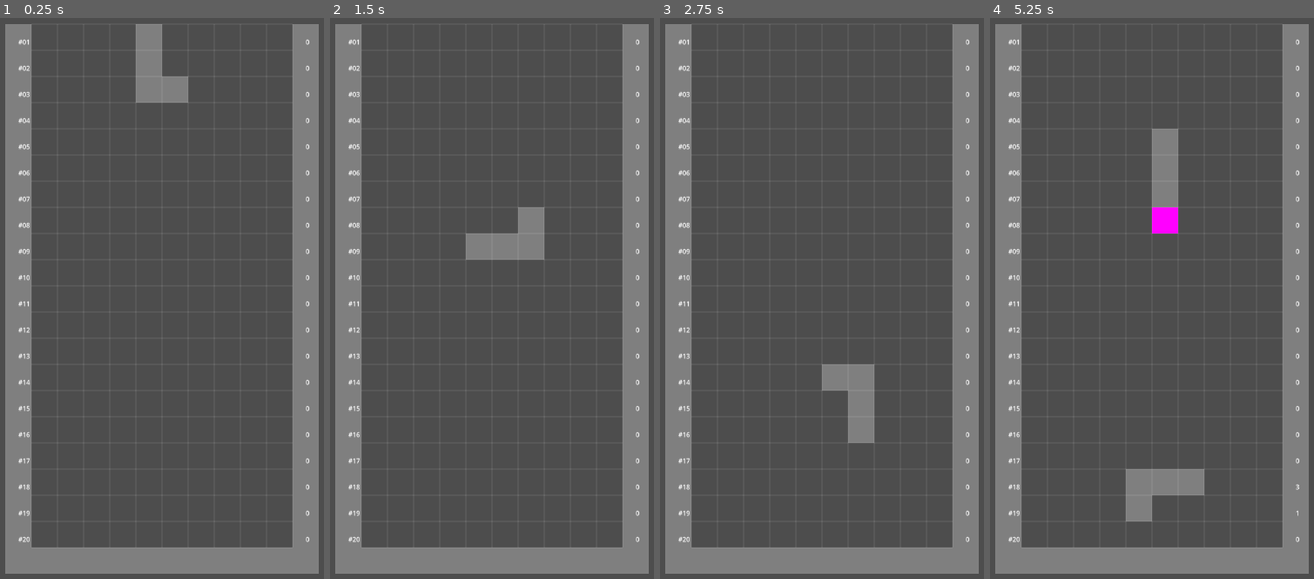
Above: before the commit, frames 1-4 (left to right).
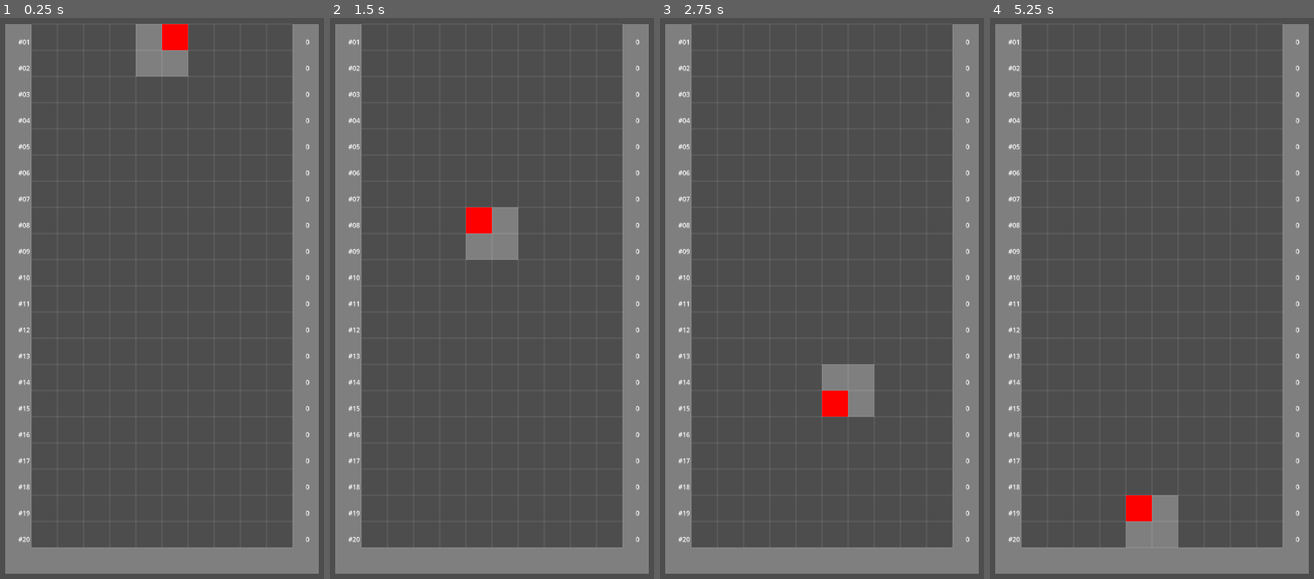
Above: after the commit, the same moments.

Repository: lacedon/mana-tetris
Game: Godot game, scene res://src/components/field/field.tscn
Two runs of this game, one before a commit and one after it. Both use one fixed random seed, a clock stepped at 60 frames per second and the inputs below.
Inputs:
- Up to frame 1 (0.25 s): no input
- Up to frame 2 (1.5 s): tap Enter at 0.5 s; hold Right (move-right) 0.53-1.28 s; hold S (drop) 0.53-1.28 s; hold Left (move-left) from 1.28 s (still down); tap Up (rotate) at 1.35 s
- Up to frame 3 (2.75 s): tap Space at 2 s; release Left (move-left) at 2.03 s; hold Right (move-right) from 2.03 s (still down); hold S (drop) from 2.03 s (still down)
- Up to frame 4 (5.25 s): release S (drop) at 2.78 s; tap Up (rotate) at 2.85, 4.35 s; tap Enter at 3.5 s; release Right (move-right) at 3.53 s; hold S (drop) 3.53-4.28 s; hold Left (move-left) from 3.53 s (still down); tap Space at 5 s; hold S (drop) from 5.03 s (still down)

The runs differ from the first frame. In frame 1, 1.5% of the frame differs, in the area x 41-59%, y 1-16%; in frame 2, 1.5%; in frame 3, 0.8%; in frame 4, 4.1%, in the area x 41-96%, y 19-95%.
Error after the commit: Invalid call. Nonexistent function 'handle_cells_updated' in base 'Node (row_detector.gd)'. (res://src/components/field/field.gd:12)

Commit message:
Refactor cells

Diff:
--- /dev/null
+++ b/data/blocks-and-lines.tres
@@ -0,0 +1,62 @@
+[gd_resource type="Resource" script_class="GameFigureList" load_steps=14 format=3 uid="uid://dp87efq5tu36r"]
+
+[ext_resource type="Script" uid="uid://dm8137324qsco" path="res://src/resources/figure/figure.gd" id="1_diub7"]
+[ext_resource type="Script" uid="uid://cv7y752m1wxug" path="res://src/resources/cell/cell.gd" id="2_3f48w"]
+[ext_resource type="Script" uid="uid://cgcxmbcjg55eg" path="res://src/resources/figure_list/figure_list.gd" id="2_e05d3"]
+
+[sub_resource type="Resource" id="Resource_hkj08"]
+script = ExtResource("2_3f48w")
+cell_type = 1
+metadata/_custom_type_script = "uid://cv7y752m1wxug"
+
+[sub_resource type="Resource" id="Resource_83jtj"]
+script = ExtResource("2_3f48w")
+cell_type = 4
+metadata/_custom_type_script = "uid://cv7y752m1wxug"
+
+[sub_resource type="Resource" id="Resource_jkbjj"]
+script = ExtResource("2_3f48w")
+cell_type = 1
+metadata/_custom_type_script = "uid://cv7y752m1wxug"
+
+[sub_resource type="Resource" id="Resource_sm6mu"]
+script = ExtResource("2_3f48w")
+cell_type = 1
+metadata/_custom_type_script = "uid://cv7y752m1wxug"
+
+[sub_resource type="Resource" id="Resource_051fk"]
+script = ExtResource("1_diub7")
+size = Vector2i(2, 2)
+cells = Array[ExtResource("2_3f48w")]([SubResource("Resource_hkj08"), SubResource("Resource_83jtj"), SubResource("Resource_jkbjj"), SubResource("Resource_sm6mu")])
+metadata/_custom_type_script = "uid://dm8137324qsco"
+
+[sub_resource type="Resource" id="Resource_qe1e0"]
+script = ExtResource("2_3f48w")
+cell_type = 1
+metadata/_custom_type_script = "uid://cv7y752m1wxug"
+
+[sub_resource type="Resource" id="Resource_m3mtk"]
+script = ExtResource("2_3f48w")
+cell_type = 4
+metadata/_custom_type_script = "uid://cv7y752m1wxug"
+
+[sub_resource type="Resource" id="Resource_fwl2e"]
+script = ExtResource("2_3f48w")
+cell_type = 1
+metadata/_custom_type_script = "uid://cv7y752m1wxug"
+
+[sub_resource type="Resource" id="Resource_seikh"]
+script = ExtResource("2_3f48w")
+cell_type = 1
+metadata/_custom_type_script = "uid://cv7y752m1wxug"
+
+[sub_resource type="Resource" id="Resource_h65ud"]
+script = ExtResource("1_diub7")
+size = Vector2i(1, 4)
+cells = Array[ExtResource("2_3f48w")]([SubResource("Resource_qe1e0"), SubResource("Resource_m3mtk"), SubResource("Resource_fwl2e"), SubResource("Resource_seikh")])
+metadata/_custom_type_script = "uid://dm8137324qsco"
+
+[resource]
+script = ExtResource("2_e05d3")
+figures = Array[ExtResource("1_diub7")]([SubResource("Resource_051fk"), SubResource("Resource_h65ud")])
+metadata/_custom_type_script = "uid://cgcxmbcjg55eg"
--- a/src/components/cell/cell.gd
+++ b/src/components/cell/cell.gd
@@ -1,56 +1,42 @@
 extends Node2D
 
 const CellTypes = preload("res://src/types/cell_types.gd").CellTypes
-const Collisions = preload("res://src/common/collisions.gd").Collisions
+const CellVisual = preload("res://src/components/cell/cell_visual/cell_visual.gd")
+const CellCollisionStatic = preload("res://src/components/cell/cell_collision_static/cell_collision_static.gd")
+const CellCollisionStaticScene = preload("res://src/components/cell/cell_collision_static/cell_collision_static.tscn")
+
+enum CellRenderMode {
+    STATIC,
+    VISUAL_ONLY,
+}
 
 signal cell_ready
 
 @export var cell_type: CellTypes = CellTypes.EMPTY
-@export var is_virtual: bool = false
+@export var render_mode: CellRenderMode = CellRenderMode.STATIC
 
-@onready var polygon: Polygon2D = $Polygon2D
-@onready var area_2d: Area2D = $Area2D
-@onready var collision_polygon: CollisionPolygon2D = $Area2D/CollisionPolygon2D
+@onready var cell_visual: CellVisual = $CellVisual
+
+var collision: CollisionObject2D
 
 func _ready() -> void:
-    make_rectangle(FieldConfig.cell_size)
-    _set_color_by_type()
+    _prepare_collision()
+    set_cell_type()
+    emit_signal(cell_ready.get_name())
+    cell_visual.init(cell_type, FieldConfig.cell_size)
 
-    if is_virtual:
-        area_2d.collision_layer = Collisions.NONE
+func set_cell_type(new_type: CellTypes = cell_type) -> void:
+    cell_type = new_type
+    if (cell_visual): cell_visual.init(new_type)
 
-    emit_signal(cell_ready.get_name())
+func set_render_mode(new_mode: CellRenderMode) -> void:
+    render_mode = new_mode
+    _prepare_collision()
 
-func make_rectangle(size: Vector2) -> void:
-    var corners: PackedVector2Array = [
-        Vector2.ZERO,
-        Vector2(0, size.y),
-        Vector2(size.x, size.y),
-        Vector2(size.x, 0)
-    ]
-    polygon.polygon = corners
-    collision_polygon.polygon = corners
+func _prepare_collision() -> void:
+    if collision: collision.queue_free()
 
-func set_cell_type(new_type: CellTypes) -> void:
-    cell_type = new_type
-    if polygon: _set_color_by_type()
-
-func _set_color_by_type() -> void:
-    match cell_type:
-        CellTypes.BASE:
-            polygon.color = Color(0.5, 0.5, 0.5)
-        CellTypes.RANDOM:
-            polygon.color = Color(1, 0, 1)
-        CellTypes.HEAL:
-            polygon.color = Color(0, 1, 0)
-        CellTypes.ATTACK:
-            polygon.color = Color(1, 0, 0)
-        CellTypes.MANA_HEAL:
-            polygon.color = Color(0, 0, 1)
-        CellTypes.MANA_USAGE:
-            polygon.color = Color(1, 1, 0)
-        _:
-            polygon.color = Color(1, 1, 1) # Default color for unknown types
-
-func get_collision_object() -> CollisionObject2D:
-    return area_2d
+    if render_mode == CellRenderMode.STATIC:
+        var staticCollision: CellCollisionStatic = CellCollisionStaticScene.instantiate() as CellCollisionStatic
+        add_child(staticCollision)
+        collision = staticCollision
--- a/src/components/cell/cell.tscn
+++ b/src/components/cell/cell.tscn
@@ -1,15 +1,9 @@
-[gd_scene load_steps=2 format=3 uid="uid://bj25aci6pg3i2"]
+[gd_scene load_steps=3 format=3 uid="uid://bj25aci6pg3i2"]
 
 [ext_resource type="Script" uid="uid://dm7vov04co8g7" path="res://src/components/cell/cell.gd" id="1_0kby0"]
+[ext_resource type="PackedScene" uid="uid://schmweiwh462" path="res://src/components/cell/cell_visual/cell_visual.tscn" id="2_newaa"]
 
 [node name="Cell" type="Node2D"]
 script = ExtResource("1_0kby0")
 
-[node name="Polygon2D" type="Polygon2D" parent="."]
-polygon = PackedVector2Array(0, 0, 32, 0, 32, 32, 0, 32)
-
-[node name="Area2D" type="Area2D" parent="."]
-collision_mask = 7
-
-[node name="CollisionPolygon2D" type="CollisionPolygon2D" parent="Area2D"]
-polygon = PackedVector2Array(0, 0, 32, 0, 32, 32, 0, 32)
+[node name="CellVisual" parent="." instance=ExtResource("2_newaa")]
--- /dev/null
+++ b/src/components/cell/cell_collision_static/cell_collision_static.gd
@@ -0,0 +1,14 @@
+extends CollisionObject2D
+
+@onready var collision_shape: CollisionShape2D = $CollisionShape2D
+
+var current_size: Vector2 = FieldConfig.cell_size
+
+func _ready() -> void:
+    _set_up_collision_shape(current_size)
+
+func _set_up_collision_shape(new_size: Vector2) -> void:
+    current_size = new_size
+
+    collision_shape.shape.size = new_size
+    collision_shape.position = new_size / 2
--- /dev/null
+++ b/src/components/cell/cell_collision_static/cell_collision_static.tscn
@@ -0,0 +1,14 @@
+[gd_scene load_steps=3 format=3 uid="uid://4ifrtwbfsn50"]
+
+[ext_resource type="Script" uid="uid://b0xiirlydcyo2" path="res://src/components/cell/cell_collision_static/cell_collision_static.gd" id="1_if880"]
+
+[sub_resource type="RectangleShape2D" id="RectangleShape2D_4uygq"]
+size = Vector2(32, 32)
+
+[node name="CellCollisionStatic" type="AnimatableBody2D"]
+collision_mask = 0
+script = ExtResource("1_if880")
+
+[node name="CollisionShape2D" type="CollisionShape2D" parent="."]
+position = Vector2(16, 16)
+shape = SubResource("RectangleShape2D_4uygq")
--- /dev/null
+++ b/src/components/cell/cell_visual/cell_visual.gd
@@ -0,0 +1,41 @@
+extends Polygon2D
+
+const CellTypes = preload("res://src/types/cell_types.gd").CellTypes
+
+var current_size: Vector2 = Vector2.ZERO
+
+func init(cell_type: CellTypes, size: Vector2 = current_size) -> void:
+    _set_color_by_type(cell_type)
+    _set_size(size)
+
+func _set_size(size: Vector2) -> void:
+    if current_size == size: return
+
+    current_size = size
+    var corners: PackedVector2Array = [
+        Vector2.ZERO,
+        Vector2(0, size.y),
+        Vector2(size.x, size.y),
+        Vector2(size.x, 0)
+    ]
+    self.polygon = corners
+
+func _set_color_by_type(cell_type: CellTypes) -> void:
+    match cell_type:
+        CellTypes.BASE:
+            self.color = Color(0.5, 0.5, 0.5)
+        CellTypes.RANDOM:
+            self.color = Color(1, 0, 1)
+        CellTypes.HEAL:
+            self.color = Color(0, 1, 0)
+        CellTypes.ATTACK:
+            self.color = Color(1, 0, 0)
+        CellTypes.MANA_HEAL:
+            self.color = Color(0, 0, 1)
+        CellTypes.MANA_USAGE:
+            self.color = Color(1, 1, 0)
+        _:
+            self.color = Color(1, 1, 1) # Default color for unknown types
+
+func _set_cell_type(cell_type: CellTypes) -> void:
+    _set_color_by_type(cell_type)
--- /dev/null
+++ b/src/components/cell/cell_visual/cell_visual.tscn
@@ -0,0 +1,6 @@
+[gd_scene load_steps=2 format=3 uid="uid://schmweiwh462"]
+
+[ext_resource type="Script" uid="uid://ccaubx2bq7ncd" path="res://src/components/cell/cell_visual/cell_visual.gd" id="1_7panc"]
+
+[node name="CellVisual" type="Polygon2D"]
+script = ExtResource("1_7panc")
--- a/src/components/field/cell_manager/cell_manager.gd
+++ b/src/components/field/cell_manager/cell_manager.gd
@@ -4,22 +4,15 @@
 const FigureNode = preload("res://src/components/figure/figure.gd")
 const CellScene = preload("res://src/components/cell/cell.tscn")
 const CellNode = preload("res://src/components/cell/cell.gd")
-const MathHelpers = preload("res://src/helpers/math.gd")
 
 signal cells_updated
 
 @export var figure_node_ref: FigureNode
 
-func _ready() -> void:
-    figure_node_ref.connect(figure_node_ref.figure_set.get_name(), _set_figure_cells)
-
-func _exit_tree() -> void:
-    figure_node_ref.disconnect(figure_node_ref.figure_set.get_name(), _set_figure_cells)
-
 func _handle_last_cell_ready() -> void:
     emit_signal(cells_updated.get_name())
 
-func _set_figure_cells(figure: GameFigure) -> void:
+func set_figure_cells(figure: GameFigure) -> void:
     var figure_position: Vector2 = figure_node_ref.position
     var figure_cells: Array[CellNode] = figure_node_ref.get_cells()
     var cell_count: int = figure.cells.size()
@@ -42,13 +35,17 @@
         add_child(cell_instance)
 
 func handle_row_filled(row_indexes: Array[int]) -> void:
+    prints('handle_row_filled', row_indexes)
+
+    # TODO: Would be nice not to go through the children
     for cell in get_children():
         if !(cell is CellNode): continue
 
         var cell_row_index: int = cell.position.y / FieldConfig.cell_size.y
         for row_index in row_indexes:
             if row_index == cell_row_index:
-                cell.queue_free()
+                # TODO: Need an entity pool here
+                cell.hide()
             if row_index > cell_row_index:
                 cell.position.y += FieldConfig.cell_size.y
 
--- a/src/components/field/field.gd
+++ b/src/components/field/field.gd
@@ -2,12 +2,18 @@
 
 const FigureGenerator = preload("res://src/components/field/figure_generator/figure_generator.gd")
 const CellManager = preload("res://src/components/field/cell_manager/cell_manager.gd")
+const RowDetector = preload("res://src/components/field/row_detector/row_detector.gd")
 
-@onready var figure_generator_ref: FigureGenerator = $FigureGenerator
-@onready var cell_manager_ref: CellManager = $CellManager
+@onready var figure_generator: FigureGenerator = $FigureGenerator
+@onready var cell_manager: CellManager = $CellManager
+@onready var row_detector: RowDetector = $RowDetector
 
 func handle_cells_updated() -> void:
-    figure_generator_ref.use_next_figure()
+    row_detector.handle_cells_updated()
+    figure_generator.use_next_figure()
 
 func handle_row_filled(filled_rows: Array[int]) -> void:
-    cell_manager_ref.handle_row_filled(filled_rows)
+    cell_manager.handle_row_filled(filled_rows)
+
+func handle_figure_set(figure: GameFigure) -> void:
+    cell_manager.set_figure_cells(figure)
--- a/src/components/field/field.tscn
+++ b/src/components/field/field.tscn
@@ -1,7 +1,7 @@
 [gd_scene load_steps=11 format=3 uid="uid://ci4ndl0632atk"]
 
 [ext_resource type="Script" uid="uid://cxb7hnsol57tb" path="res://src/components/field/field.gd" id="1_hthpe"]
-[ext_resource type="Resource" uid="uid://cnwnkomu0em8v" path="res://data/figure_list.tres" id="3_3mxdh"]
+[ext_resource type="Resource" uid="uid://dp87efq5tu36r" path="res://data/blocks-and-lines.tres" id="3_3mxdh"]
 [ext_resource type="PackedScene" uid="uid://c41netsr5yoin" path="res://src/components/field/figure_generator/figure_generator.tscn" id="3_hfyhx"]
 [ext_resource type="PackedScene" uid="uid://dcibk1m7gbtwi" path="res://src/components/field/walls/walls.tscn" id="4_6sdv8"]
 [ext_resource type="PackedScene" uid="uid://w2pd6uwe1568" path="res://src/components/field/figure_mover/figure_mover.tscn" id="4_u8k16"]
@@ -52,4 +52,5 @@
 
 [connection signal="cells_updated" from="CellManager" to="." method="handle_cells_updated"]
 [connection signal="filled_rows_detected" from="RowDetector" to="." method="handle_row_filled"]
+[connection signal="figure_set" from="Figure" to="." method="handle_figure_set"]
 [connection signal="button_up" from="UseNextFigure" to="." method="handle_cells_updated"]
--- a/src/components/field/row_detector/row_detector.tscn
+++ b/src/components/field/row_detector/row_detector.tscn
@@ -4,5 +4,3 @@
 
 [node name="RowDetector" type="Node"]
 script = ExtResource("1_qg5fp")
-
-[node name="Area2D" type="Area2D" parent="."]
--- a/src/components/figure/cell_manager/cell_manager.gd
+++ b/src/components/figure/cell_manager/cell_manager.gd
@@ -12,7 +12,7 @@
         for index in range(cell_count, figure_area):
             var cell_instance: CellNode = CellScene.instantiate() as CellNode
             cell_instance.name = "Cell#" + str(index)
-            cell_instance.is_virtual = true
+            cell_instance.set_render_mode(CellNode.CellRenderMode.VISUAL_ONLY)
             cell_instance.hide()
             cells.append(cell_instance)
             add_child(cell_instance)
Not shown, added: src/components/cell/cell_collision_static/cell_collision_static.gd.uid
Not shown, added: src/components/cell/cell_visual/cell_visual.gd.uid
